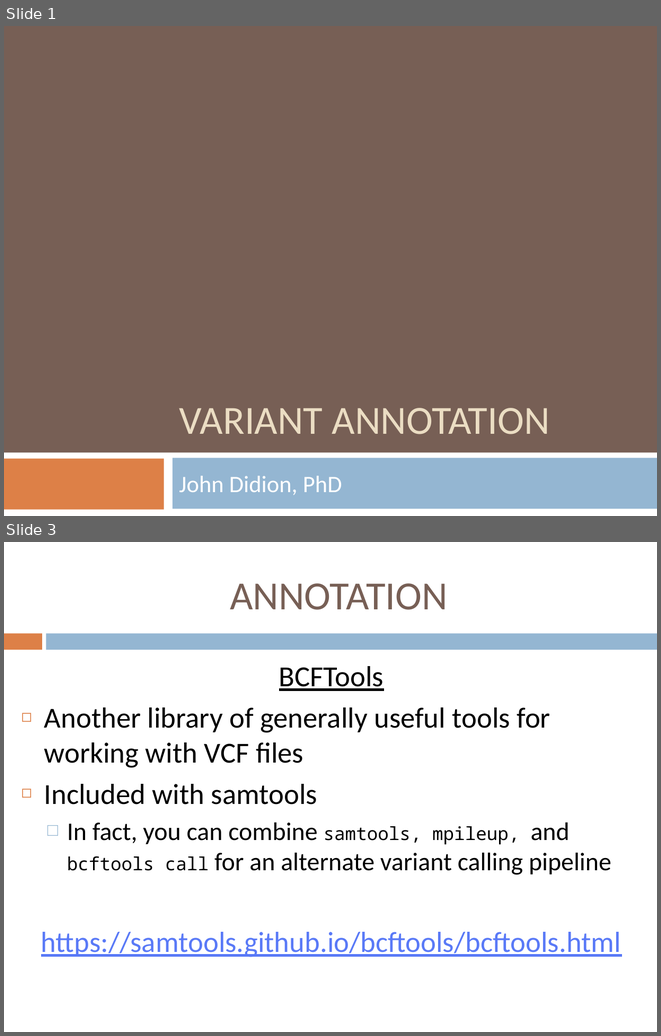
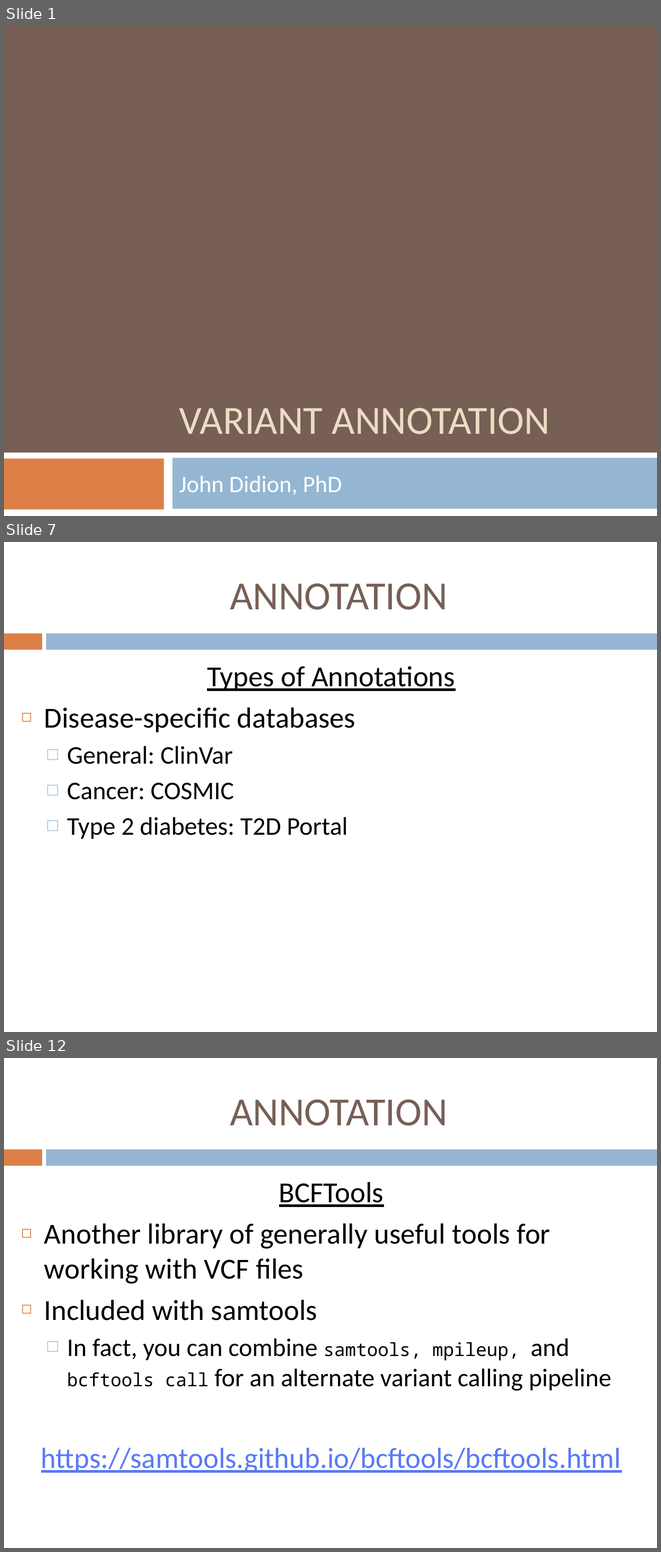
Before and after one commit to jdidion/OpenBioinformaticsWorkshops, a slide deck: development/AdvancedDNASeq/slides/Part6_Annotation.pptx. Shown one above the other, each under a label of ours: slides 1 and 3 before the commit, slides 1, 7 and 12 after it; the slides between them are not shown. The pictures are 661x1036 and 661x1552 pixels, drawn with LibreOffice and Linux fonts; fonts in the diff are those of the drawing. Boxes give left, top, right and bottom in pixels: in the first picture for what was removed or moved away, otherwise in the second. Text is boxed around its words. In the diff, an @@ line names an element or a change of style, - is before the commit and + after.

```diff
--- a/development/AdvancedDNASeq/slides/Part6_Annotation.pptx
+++ b/development/AdvancedDNASeq/slides/Part6_Annotation.pptx
@@ slide 7 added at (4, 542, 657, 1032), background #FFFFFF; not listed: 2 template elements that a slide beside it also shows @@
@@ title added at (230, 583, 448, 610), 44 pt, text #775F55 @@
+ANNOTATION
@@ text added at (44, 666, 455, 839), 28 pt, text #000000 @@
+Types of Annotations
+◻ Disease-specific databases
+  □ General: ClinVar
+  □ Cancer: COSMIC
+  □ Type 2 diabetes: T2D Portal
@@ what was slide 3 is now slide 12 @@
```
Also in this commit, not shown: 5 slides changed, 22 other slides added, 5 other files.
